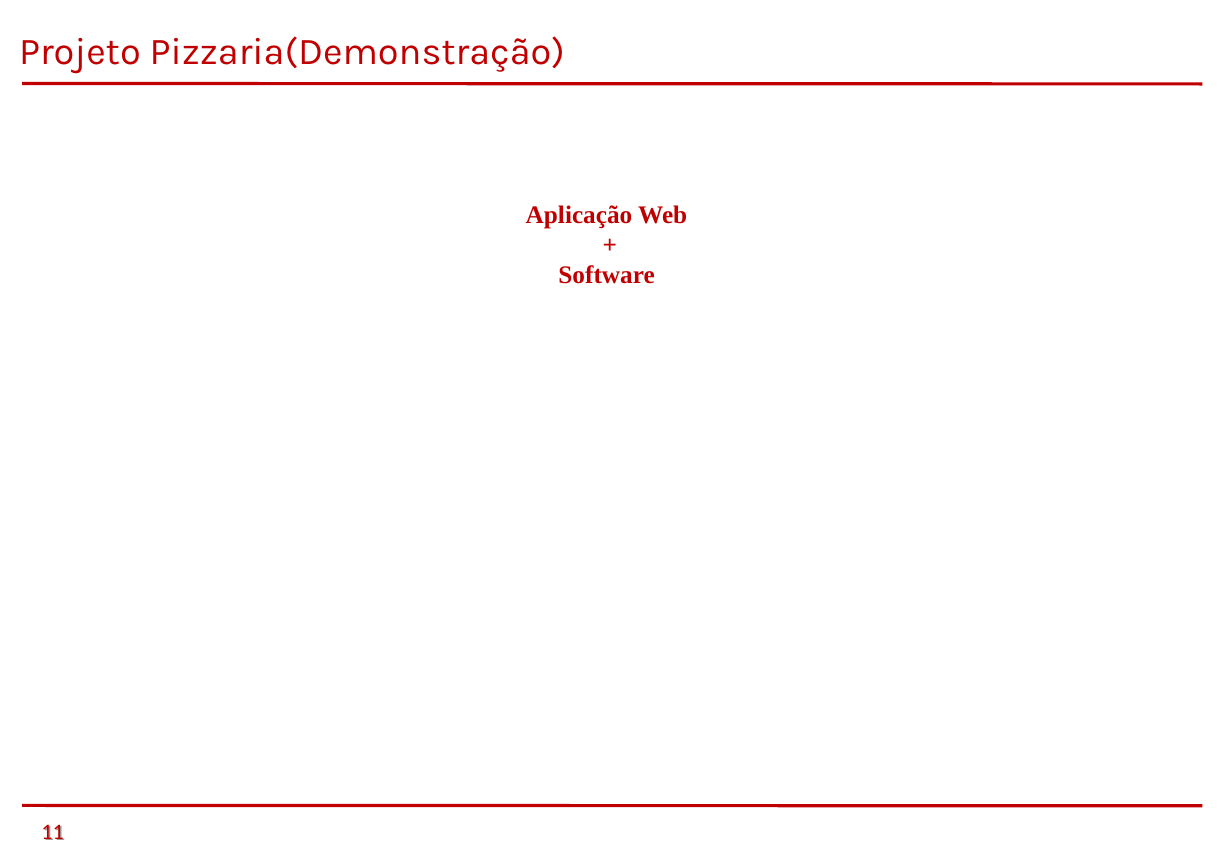
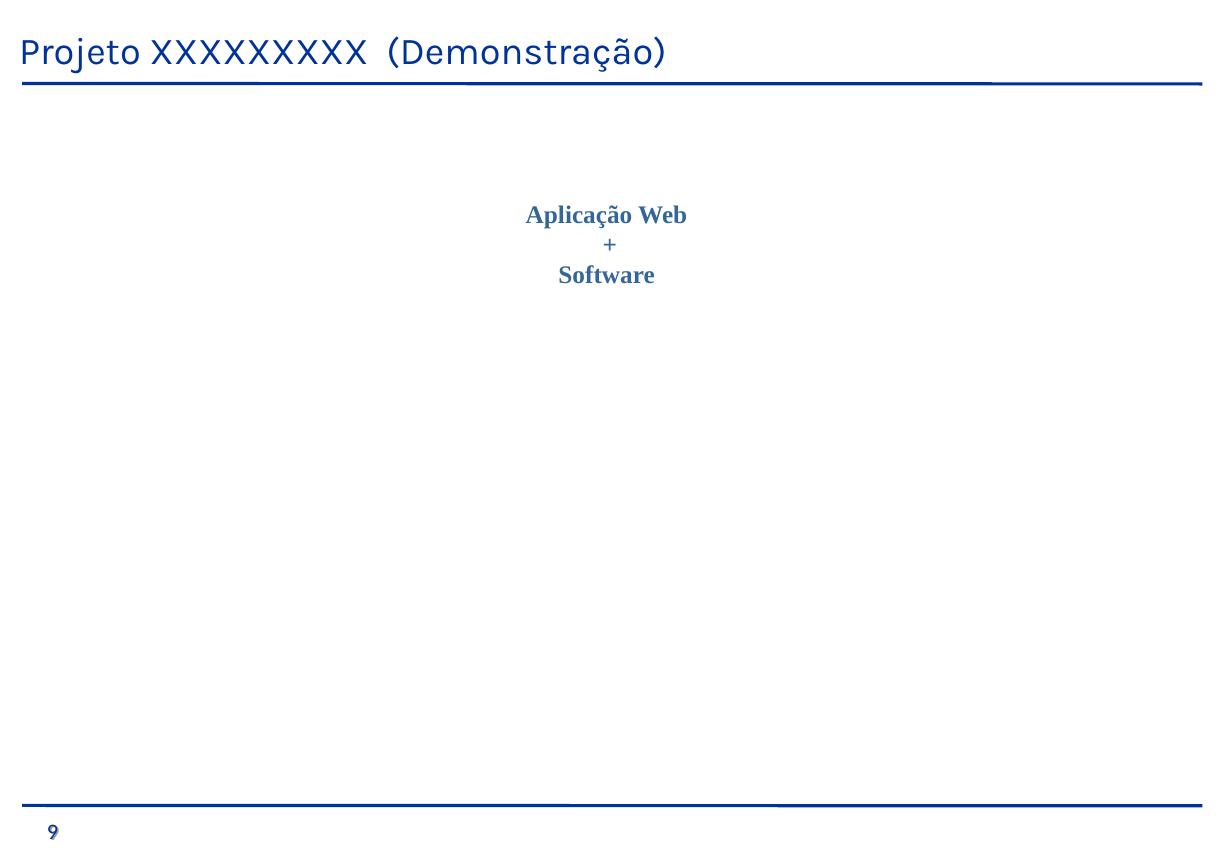
Before and after one commit to saintalex93/tcmpizzaria, a slide deck: slide 9 of GiovanellisPizzariaEntrega1S/TCM - Pizzaria - Semestre 1 - 2014/PTCC/Apresentação/Pizzaria.ppt (slide 11 before the commit). Drawn at 1232x853 pixels with LibreOffice and Linux fonts; fonts in the diff are those of the drawing; background and template pictures are left out. Boxes give left, top, right and bottom in pixels: in the first picture for what was removed or moved away, otherwise in the second. Text is boxed around its words. In the diff, an @@ line names an element or a change of style, - is before the commit and + after.

```diff
--- a/GiovanellisPizzariaEntrega1S/TCM - Pizzaria - Semestre 1 - 2014/PTCC/Apresentação/Pizzaria.ppt
+++ b/GiovanellisPizzariaEntrega1S/TCM - Pizzaria - Semestre 1 - 2014/PTCC/Apresentação/Pizzaria.ppt
@@ text at [19, 36, 666, 74]: text changed; text colour #C00000 to #003399 @@
-Projeto Pizzaria(Demonstração)
+Projeto XXXXXXXXX (Demonstração)
@@ line (22, 83) - (1201, 84): stroke #C00000 2.01 pt to #003399 2.01 pt @@
@@ text "Aplicação Web" at [526, 205, 687, 284]: text colour #C00000 to #336699 @@
@@ line (22, 805) - (1201, 806): stroke #C00000 2.01 pt to #003399 2.01 pt @@
@@ text at [47, 824, 58, 840]: text changed; text colour #C00000 to #003399 @@
-11
+9
```
Also in this commit, not shown: 7 other slides changed, 1 slide added, 4 slides removed.
